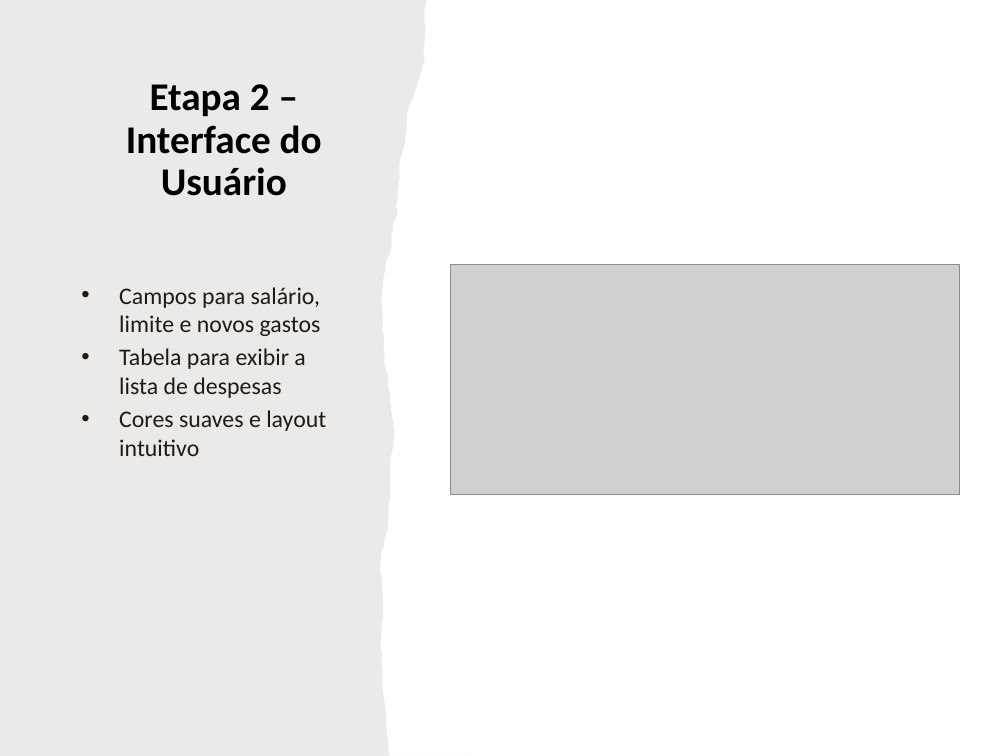
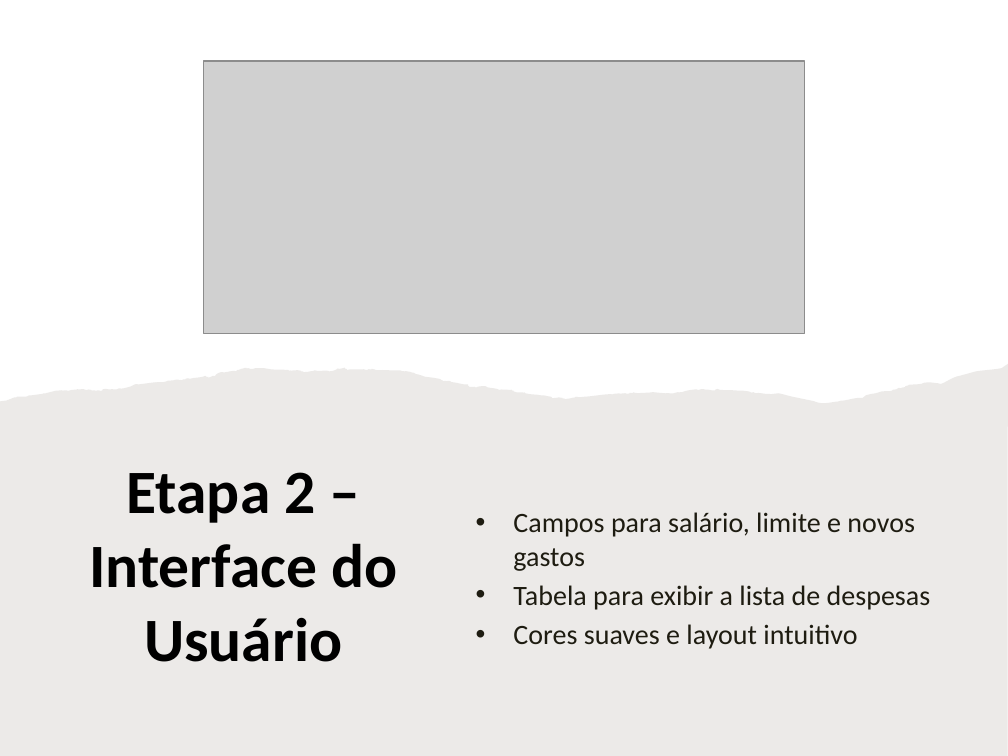
Before and after one commit to kaycout/Organizador-Financeiro, a slide deck: slide 4 of Apresentação_python_flet.pptx (slide 3 before the commit). Drawn at 1008x756 pixels with LibreOffice and Linux fonts; fonts in the diff are those of the drawing; grey boxes stand for pictures. Boxes give left, top, right and bottom in pixels: in the first picture for what was removed or moved away, otherwise in the second. Text is boxed around its words. In the diff, an @@ line names an element or a change of style, - is before the commit and + after.

Commit message:
Plataforma de Controle Mensal - Trabalho acadêmico. Desenvolvido com Python e Flet para estilizar, junto com Power Point e Readme para explicar meu trabalho.

```diff
--- a/Apresentação_python_flet.pptx
+++ b/Apresentação_python_flet.pptx
@@ freeform shape removed at bbox=[0, 0, 468, 756] @@
@@ picture: place and size @@
-picture at bbox=[451, 264, 960, 494]
+picture at bbox=[204, 61, 805, 334]
@@ freeform shape added at bbox=[0, 364, 1008, 756], fill #82766A at 15% opacity @@
@@ title "Etapa 2 – Interface do ...": place and size @@
-title "Etapa 2 – Interface do ..." at bbox=[126, 84, 322, 196]
+title "Etapa 2 – Interface do ..." at bbox=[89, 472, 397, 662]
@@ title "Etapa 2 – Interface do ..." at bbox=[89, 472, 397, 662]: size 28 to 44 pt; line spacing 0.9 to 1 @@
@@ text "Campos para salário, limite e ...": place and size @@
-text "Campos para salário, limite e ..." at bbox=[119, 287, 326, 456]
+text "Campos para salário, limite e ..." at bbox=[513, 512, 931, 649]
@@ text "Campos para salário, limite e ..." at bbox=[513, 512, 931, 649]: size 17 to 20 pt; vertical alignment top to middle @@
```
Also in this commit, not shown: 5 other slides changed, 2 slides added, 6 other files.
